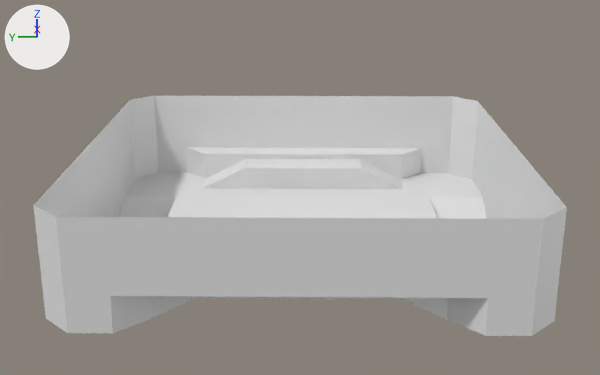
The Blender file assets/models/arena/arena.blend: old version first, new version second.
Before and after are seen from a camera (50 mm lens) standing at (-88.4, 30.7, 54.1) and looking at (31.3, 32.2, 13.1). Arrows for +X, +Y and +Z are at upper left; the lights stay in place. The same objects are shown in both versions, whatever each file hides. Objects named as collision shapes, trigger or cutter boxes, shadow casters or lower levels of detail are left out.

In view in the first picture: 'arena.base.cannon_collider'.
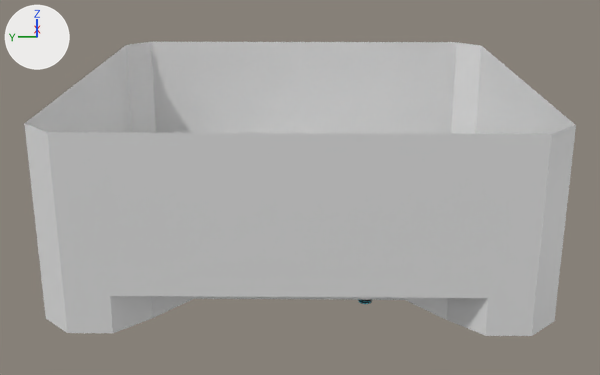
Changed parts and their boxes [x1, y1, x2, y2] in the pictures (600 x 375 px; the box of a moved part takes in the faces that stretch with it):
'arena.base.cannon_collider', reshaped (22% taller): before [33, 96, 567, 336]; after [24, 42, 576, 336]
'_export.basic-vehicle.007', shown: after [358, 300, 372, 304]
part 1 of me_cube_005, moved or reshaped: before [33, 96, 567, 222]; after [24, 42, 576, 222]

The change, as a list of edits to the scene's bpy script:
```text
Change me_cube_005:
    where me_cube_005.from_pydata(...)  # 100 vertices, 89 faces; spans x -31.6..31.6, y -31.6..31.6, z 0.7..7.0
    used by ob_arena_base_cannon_collider; location = (32.0, 32.0, -1.0); scale = (1.0, 1.0, 3.0)
    me_cube_005 part 1: all 24 vertices in x -31.6..31.5, y -31.6..31.6, z 7.0 are moved by (0.0, 0.0, 3.3)
Change ob_export_basic_vehicle_007:
    remove ob_export_basic_vehicle_007.hide_set(True)
```
